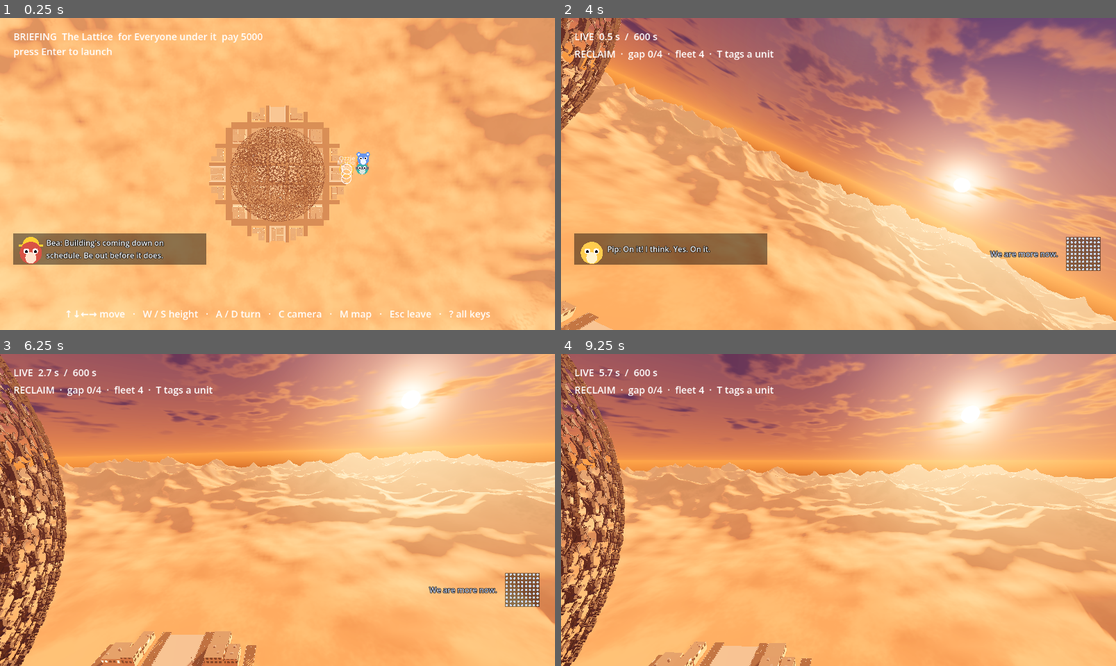
Above: before the commit, frames 1-4 (two rows, left to right).
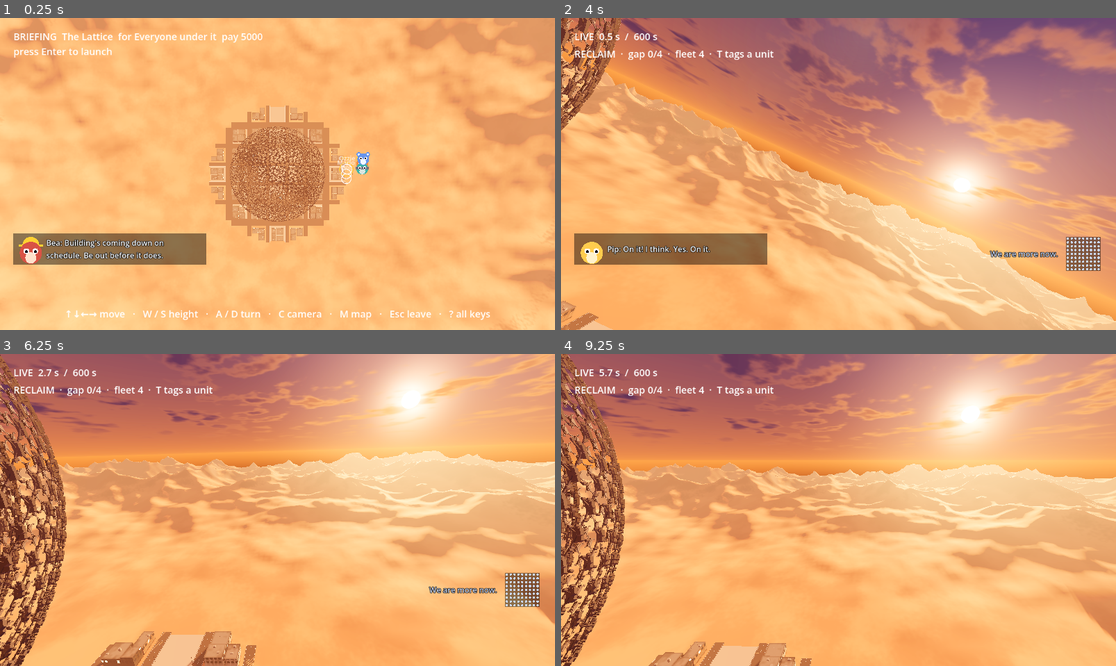
Above: after the commit, the same moments.

Repository: avdrav1/drone-sports
Game: Godot game, scene res://scenes/boss/lattice_job.tscn
Same seed, same stepped clock (60 frames per second), same inputs: the game is played once before the commit and once after it. This scene is started directly instead of the project's main scene.
Inputs (mouse positions are in pixels of both pictures, inside the frame that each line leads up to):
- Up to frame 1 (0.25 s): no input
- Up to frame 2 (4 s): tap Enter (ui_accept) at 0.5, 0.77, 3.77 s; move the mouse to (960, 158) at 0.52 s; hold Right (roll_right) 0.53-1.25 s; hold C (cycle_camera) 0.53-1.25 s; click (960, 158) at 0.67 s; tap R (reset_drone) at 1.25 s; drag from (727, 189) to (810, 236) at 1.27 s; tap H (start_demolition_job) at 2 s; move the mouse to (894, 105) at 2.02 s; hold Right (roll_right) 2.03-2.75 s; hold F (drop_in) 2.03-2.75 s; drag from (810, 236) to (672, 127) at 2.77 s; move the mouse to (1005, 220) at 3.52 s; hold Left (roll_left) from 3.53 s (still down); hold G (send_lap) from 3.53 s (still down)
- Up to frame 3 (6.25 s): release Left (roll_left) at 4.25 s; release G (send_lap) at 4.25 s; drag from (111, 463) to (194, 432) at 4.27 s; move the mouse to (305, 510) at 5.02 s; hold Down (pitch_back) 5.03-5.75 s; hold L (start_inspection_job) 5.03-5.75 s; click (305, 510) at 5.17 s; drag from (194, 432) to (166, 525) at 5.77 s
- Up to frame 4 (9.25 s): move the mouse to (960, 494) at 6.52 s; hold Up (pitch_forward) 6.53-7.25 s; hold J (start_sample_job) 6.53-7.25 s; tap Enter (ui_accept) at 6.77 s; drag from (727, 525) to (810, 572) at 7.27 s; move the mouse to (894, 441) at 8.02 s; hold Down (pitch_back) 8.03-8.75 s; tap Space at 8.1 s; drag from (810, 572) to (672, 463) at 8.77 s

The runs differ from the first frame. In frame 1, 0.1% of the frame differs, in the area x 37-62%, y 29-72%; in frame 2, less than 0.1%; in frame 3, 0.4%, in the area x 18-44%, y 88-100%; in frame 4, 0.2%.

Commit message:
Story 15.4: Building surfaces
Co-Authored-By: Claude Opus 5.5 <noreply@anthropic.com>

Diff:
--- a/scenes/world/city.gdshader
+++ b/scenes/world/city.gdshader
@@ -1,11 +1,32 @@
 shader_type spatial;
 // Box towers. Windows are laid out in world space so the grid stays square on
-// any building; roofs are plain concrete. Per instance: COLOR tints the walls,
-// INSTANCE_CUSTOM.x seeds which windows are lit and .y is the fraction lit.
-// Only features GL Compatibility has.
+// any building. Walls take one of four library surfaces (Story 15.4) and roofs a
+// fifth, all mapped in world space at each set's tile size so nothing stretches,
+// then weathered: grime streaks under windows and the roof edge, dust and contact
+// shadow at the base, stains on the roof. Per instance: COLOR tints the walls,
+// INSTANCE_CUSTOM.x seeds which windows are lit, .y is the fraction lit and .z is
+// the wall surface (0 to 3). Only features GL Compatibility has.
 
-uniform vec3 wall_color : source_color = vec3(0.86, 0.74, 0.6);
-uniform vec3 roof_color : source_color = vec3(0.52, 0.49, 0.46);
+// Wall surfaces, set by City from its `walls` list. tile is metres per repeat.
+uniform sampler2D wall_albedo_0 : source_color, filter_linear_mipmap, repeat_enable;
+uniform sampler2D wall_albedo_1 : source_color, filter_linear_mipmap, repeat_enable;
+uniform sampler2D wall_albedo_2 : source_color, filter_linear_mipmap, repeat_enable;
+uniform sampler2D wall_albedo_3 : source_color, filter_linear_mipmap, repeat_enable;
+uniform sampler2D wall_nr_0 : hint_normal, filter_linear_mipmap, repeat_enable;
+uniform sampler2D wall_nr_1 : hint_normal, filter_linear_mipmap, repeat_enable;
+uniform sampler2D wall_nr_2 : hint_normal, filter_linear_mipmap, repeat_enable;
+uniform sampler2D wall_nr_3 : hint_normal, filter_linear_mipmap, repeat_enable;
+uniform vec2 wall_tile[4];
+uniform float wall_metallic[4];
+// Facade metal is painted or anodised, not bare: scale the set's metallic so a
+// clad tower does not go black away from the sun.
+uniform float wall_metal_scale = 0.5;
+uniform sampler2D roof_albedo : source_color, filter_linear_mipmap, repeat_enable;
+uniform sampler2D roof_nr : hint_normal, filter_linear_mipmap, repeat_enable;
+uniform vec2 roof_tile = vec2(2.0, 1.0);
+// Roofs are tar and gravel-dulled concrete, darker than the bare set.
+uniform float roof_shade = 0.7;
+
 uniform vec3 glass_color : source_color = vec3(0.14, 0.18, 0.24);
 uniform vec3 lit_color : source_color = vec3(1.0, 0.78, 0.45);
 uniform float lit_strength = 1.6;
@@ -13,7 +34,11 @@
 uniform vec2 window_size = vec2(1.8, 2.1);
 // No windows below this height: the ground floor reads as a solid base.
 uniform float ground_floor = 4.0;
-// 0 dry to 1 soaked, set by Rain (Story 13.2): roofs darken and turn glossy.
+// How much the per-building COLOR tint shows through the texture.
+uniform float tint_amount = 0.35;
+uniform vec3 grime_color : source_color = vec3(0.24, 0.22, 0.2);
+uniform vec3 dust_color : source_color = vec3(0.62, 0.52, 0.4);
+// 0 dry to 1 soaked, set by Rain (Story 13.2): surfaces darken and turn glossy.
 global uniform float wetness;
 // 0 bare to 1 white, set by Snow (Story 13.3): roofs whiten.
 global uniform float snow_cover;
@@ -22,13 +47,33 @@
 varying vec3 world_normal;
 // Flat: interpolation noise would flicker the lit-window hash.
 varying flat vec3 tint;
-varying flat vec2 custom;
+varying flat vec3 custom;
+// Building height and footprint centre, from the instance transform.
+varying flat float height;
+varying flat vec2 centre;
+varying flat vec2 half_size;
 
 void vertex() {
 	world_pos = (MODEL_MATRIX * vec4(VERTEX, 1.0)).xyz;
 	world_normal = normalize((MODEL_MATRIX * vec4(NORMAL, 0.0)).xyz);
 	tint = COLOR.rgb;
-	custom = INSTANCE_CUSTOM.xy;
+	custom = INSTANCE_CUSTOM.xyz;
+	height = length(MODEL_MATRIX[1].xyz);
+	centre = MODEL_MATRIX[3].xz;
+	half_size = vec2(length(MODEL_MATRIX[0].xyz), length(MODEL_MATRIX[2].xyz)) * 0.5;
+	// Tangent frame matching the world-space UVs in fragment(): walls run along
+	// z or x with image-up as world up; roofs run along x with image-up as -z.
+	// Towers are unrotated, so model axes are world axes.
+	if (abs(NORMAL.y) > 0.5) {
+		TANGENT = vec3(1.0, 0.0, 0.0);
+		BINORMAL = vec3(0.0, 0.0, -1.0);
+	} else if (abs(NORMAL.x) > 0.5) {
+		TANGENT = vec3(0.0, 0.0, 1.0);
+		BINORMAL = vec3(0.0, 1.0, 0.0);
+	} else {
+		TANGENT = vec3(1.0, 0.0, 0.0);
+		BINORMAL = vec3(0.0, 1.0, 0.0);
+	}
 }
 
 // A hash without sin, so it stays stable at large inputs.
@@ -38,30 +83,108 @@
 	return fract((q.x + q.y) * q.z);
 }
 
+float value_noise(vec2 p) {
+	vec2 i = floor(p);
+	vec2 f = fract(p);
+	f = f * f * (3.0 - 2.0 * f);
+	return mix(mix(hash(i), hash(i + vec2(1.0, 0.0)), f.x),
+		mix(hash(i + vec2(0.0, 1.0)), hash(i + vec2(1.0, 1.0)), f.x), f.y);
+}
+
+// One of the four wall sets. The branch is per building (flat), and gradients
+// come from outside it so mipmaps stay right.
+void wall_sample(int set, vec2 p, vec2 dx, vec2 dy, out vec3 albedo, out vec3 nr) {
+	if (set == 0) {
+		albedo = textureGrad(wall_albedo_0, p, dx, dy).rgb;
+		nr = textureGrad(wall_nr_0, p, dx, dy).rgb;
+	} else if (set == 1) {
+		albedo = textureGrad(wall_albedo_1, p, dx, dy).rgb;
+		nr = textureGrad(wall_nr_1, p, dx, dy).rgb;
+	} else if (set == 2) {
+		albedo = textureGrad(wall_albedo_2, p, dx, dy).rgb;
+		nr = textureGrad(wall_nr_2, p, dx, dy).rgb;
+	} else {
+		albedo = textureGrad(wall_albedo_3, p, dx, dy).rgb;
+		nr = textureGrad(wall_nr_3, p, dx, dy).rgb;
+	}
+}
+
 void fragment() {
+	float seed = custom.x * 97.0;
+	vec3 albedo;
+	float rough;
+	float metal = 0.0;
 	if (world_normal.y > 0.5) {
-		ALBEDO = roof_color * mix(vec3(1.0), tint, 0.3) * (1.0 - 0.45 * wetness);
-		ROUGHNESS = mix(0.92, 0.2, wetness);
-		ALBEDO = mix(ALBEDO, vec3(0.92, 0.94, 0.97), snow_cover);
-		ROUGHNESS = mix(ROUGHNESS, 0.8, snow_cover);
+		vec2 p = world_pos.xz / roof_tile;
+		vec4 nr = texture(roof_nr, p);
+		albedo = texture(roof_albedo, p).rgb * mix(vec3(1.0), tint, 0.3) * roof_shade;
+		rough = nr.b;
+		NORMAL_MAP = vec3(nr.rg, 1.0);
+		// Stains: broad damp patches where water pooled, darker toward the
+		// parapet where dirt collects.
+		float blot = smoothstep(0.45, 0.8, value_noise(world_pos.xz * 0.12 + seed)
+			* 0.7 + value_noise(world_pos.xz * 0.5 - seed) * 0.3);
+		vec2 to_edge = half_size - abs(world_pos.xz - centre);
+		float edge = 1.0 - smoothstep(0.0, 1.5, min(to_edge.x, to_edge.y));
+		albedo *= 1.0 - 0.3 * blot - 0.25 * edge;
+		rough = mix(rough, 0.7, blot * 0.5);
 	} else {
 		// Run along the wall: z on east and west faces, x on north and south.
 		bool x_face = abs(world_normal.x) > 0.5;
-		vec2 uv = vec2(x_face ? world_pos.z : world_pos.x, world_pos.y - ground_floor);
+		float along = x_face ? world_pos.z : world_pos.x;
+		vec2 uv = vec2(along, world_pos.y - ground_floor);
 		vec2 cell = floor(uv / window_cell);
 		vec2 inside = abs(fract(uv / window_cell) * window_cell - window_cell * 0.5);
 		bool window = uv.y > 0.0 && inside.x < window_size.x * 0.5 && inside.y < window_size.y * 0.5;
-		vec3 wall = wall_color * tint;
+		int set = int(custom.z + 0.5);
+		vec2 tile = wall_tile[set];
+		vec2 p = vec2(along, -world_pos.y) / tile;
+		vec3 tex;
+		vec3 nr;
+		wall_sample(set, p, dFdx(p), dFdy(p), tex, nr);
 		if (window) {
 			float face = x_face ? sign(world_normal.x) : 2.0 + sign(world_normal.z);
-			bool lit = hash(cell + vec2(custom.x * 97.0, face * 13.0)) < custom.y;
-			ALBEDO = lit ? lit_color : glass_color;
+			bool lit = hash(cell + vec2(seed, face * 13.0)) < custom.y;
+			albedo = lit ? lit_color : glass_color;
 			EMISSION = lit ? lit_color * lit_strength : vec3(0.0);
-			ROUGHNESS = 0.15;
-			METALLIC = 0.4;
+			rough = 0.15;
+			metal = 0.4;
 		} else {
-			ALBEDO = wall * (1.0 - 0.2 * wetness);
-			ROUGHNESS = mix(0.85, 0.55, wetness);
+			// Broad blotches so a set's repeat does not read as a grid.
+			float macro = value_noise(vec2(along, world_pos.y) * 0.18 + seed);
+			albedo = tex * mix(vec3(1.0), tint, tint_amount) * mix(0.82, 1.08, macro);
+			rough = nr.b;
+			metal = wall_metallic[set] * wall_metal_scale;
+			NORMAL_MAP = vec3(nr.rg, 1.0);
+			// Grime: rain runs dirt down from each sill and from the roof edge
+			// in thin streaks that fade as they fall.
+			float streak = value_noise(vec2(along * 3.0 + seed, world_pos.y * 0.08));
+			// Metres below the sill of the window above, in that window's column.
+			float below = mod((window_cell.y - window_size.y) * 0.5 - (uv.y - cell.y * window_cell.y), window_cell.y);
+			bool under_window = inside.x < window_size.x * 0.5 && uv.y + below > 0.0;
+			float drip = under_window ? 1.0 - smoothstep(0.0, 2.5, below) : 0.0;
+			float roof_run = 1.0 - smoothstep(0.0, 6.0 + 6.0 * streak, height - world_pos.y);
+			float grime = clamp((drip * 0.6 + roof_run) * smoothstep(0.35, 0.75, streak), 0.0, 1.0);
+			albedo = mix(albedo, albedo * grime_color * 2.0, grime * 0.55);
+			// Dust splashed up from the street, and the contact shadow where
+			// the wall meets the ground.
+			float dust = (1.0 - smoothstep(0.0, 1.6 + streak, world_pos.y)) * 0.6;
+			albedo = mix(albedo, dust_color * dot(albedo, vec3(0.33)) * 1.6, dust);
+			rough = mix(rough, 0.95, dust);
+			AO = mix(0.45, 1.0, smoothstep(0.0, 2.5, world_pos.y));
+			AO_LIGHT_AFFECT = 0.5;
+			albedo *= mix(0.65, 1.0, smoothstep(0.0, 1.2, world_pos.y));
 		}
 	}
+	// Weather, the same on every surface: wet darkens and glosses, snow whitens
+	// what faces up.
+	albedo *= 1.0 - 0.4 * wetness * (1.0 - metal * 0.5);
+	rough = mix(rough, 0.12, wetness * 0.85);
+	float up = smoothstep(0.5, 0.9, world_normal.y);
+	albedo = mix(albedo, vec3(0.92, 0.94, 0.97), snow_cover * up);
+	rough = mix(rough, 0.8, snow_cover * up);
+	metal *= 1.0 - snow_cover * up;
+	ALBEDO = albedo;
+	ROUGHNESS = rough;
+	METALLIC = metal;
 }
--- a/scenes/world/city.tscn
+++ b/scenes/world/city.tscn
@@ -1,8 +1,13 @@
-[gd_scene load_steps=6 format=3]
+[gd_scene load_steps=11 format=3]
 
 [ext_resource type="Script" path="res://scripts/world/city.gd" id="1_city"]
 [ext_resource type="Resource" path="res://data/city/sandbox_city.tres" id="2_layout"]
 [ext_resource type="Shader" path="res://scenes/world/city.gdshader" id="3_shader"]
+[ext_resource type="Resource" path="res://data/materials/concrete.tres" id="4_concrete"]
+[ext_resource type="Resource" path="res://data/materials/brick.tres" id="5_brick"]
+[ext_resource type="Resource" path="res://data/materials/cladding.tres" id="6_cladding"]
+[ext_resource type="Resource" path="res://data/materials/kerb.tres" id="7_stone"]
+[ext_resource type="Script" path="res://scripts/world/surface_set.gd" id="8_set"]
 [ext_resource type="Script" path="res://scripts/audio/ambience.gd" id="9_ambience"]
 
 [sub_resource type="ShaderMaterial" id="towers"]
@@ -12,6 +17,8 @@
 script = ExtResource("1_city")
 layout = ExtResource("2_layout")
 material = SubResource("towers")
+walls = Array[ExtResource("8_set")]([ExtResource("4_concrete"), ExtResource("5_brick"), ExtResource("6_cladding"), ExtResource("7_stone")])
+roof = ExtResource("4_concrete")
 
 [node name="Ambience" type="AudioStreamPlayer" parent="."]
 script = ExtResource("9_ambience")
--- a/scripts/world/city.gd
+++ b/scripts/world/city.gd
@@ -1,12 +1,18 @@
 class_name City
 extends StaticBody3D
 # Builds a CityPlan into box towers: one MultiMeshInstance3D of unit boxes scaled
-# per lot, and one collision box per lot. Static scenery like the ridges; it never
-# touches flight or grading. Built meshes and shapes are cached per layout, like
+# per lot, and one collision box per lot. Each tower's walls take one of `walls`
+# from its seed (Story 15.4); the shader maps them in world space. Static scenery
+# like the ridges; it never touches flight or grading. Built meshes and shapes are cached per layout, like
 # DesertTerrain, so scenes reload cheaply.
 
 @export var layout: CityLayout
-@export var material: Material
+@export var material: ShaderMaterial
+## Wall surfaces from the material library, picked per building by its seed.
+## The shader has room for four.
+@export var walls: Array[SurfaceSet] = []
+## The roof surface.
+@export var roof: SurfaceSet
 ## Wall tints, picked per building.
 @export var tints: PackedColorArray = [Color(1, 1, 1), Color(1.0, 0.9, 0.78), Color(0.92, 0.86, 0.82),
 	Color(0.8, 0.84, 0.88), Color(1.0, 0.82, 0.7)]
@@ -17,10 +23,16 @@
 ## Group a city joins so the drone's wind can find its lee (Story 13.4).
 const SHELTER_GROUP := &"wind_shelter"
 
-## params -> [MultiMesh, Array of [BoxShape3D, centre]].
+const MAX_WALLS := 4
+
+## params -> [MultiMesh, Array of [BoxShape3D, centre], seeds, wall indices].
 static var _cache := {}
 
 var plan: CityPlan
+## Per lot: the seed the shader reads (custom data x) and the index into `walls`
+## it picked, kept because a MultiMesh's instance data cannot be read back.
+var seeds: PackedFloat32Array
+var wall_index: PackedInt32Array
 
 func _ready() -> void:
 	add_to_group(SHELTER_GROUP)
@@ -28,10 +40,13 @@
 
 func build() -> void:
 	plan = CityPlan.build(layout)
-	var key := layout.params() + [tints, lit_min, lit_max]
+	var key := layout.params() + [tints, lit_min, lit_max, walls.size()]
 	if not _cache.has(key):
 		_cache[key] = _generate()
 	var built: Array = _cache[key]
+	seeds = built[2]
+	wall_index = built[3]
+	_apply_surfaces()
 	var towers := MultiMeshInstance3D.new()
 	towers.name = "Towers"
 	towers.multimesh = built[0]
@@ -47,6 +62,8 @@
 		i += 1
 
 func _generate() -> Array:
+	seeds = PackedFloat32Array()
+	wall_index = PackedInt32Array()
 	var rng := RandomNumberGenerator.new()
 	rng.seed = layout.seed + 1
 	var mesh := BoxMesh.new()
@@ -64,8 +81,37 @@
 		var centre := Vector3(lot.get_center().x, h * 0.5, lot.get_center().y)
 		mm.set_instance_transform(i, Transform3D(Basis.from_scale(size), centre))
 		mm.set_instance_color(i, tints[rng.randi() % tints.size()])
-		mm.set_instance_custom_data(i, Color(rng.randf(), rng.randf_range(lit_min, lit_max), 0, 0))
+		var lot_seed := rng.randf()
+		var lit := rng.randf_range(lit_min, lit_max)
+		seeds.append(lot_seed)
+		wall_index.append(wall_for(lot_seed, walls.size()))
+		mm.set_instance_custom_data(i, Color(lot_seed, lit, wall_index[i], 0))
 		var shape := BoxShape3D.new()
 		shape.size = size
 		boxes.append([shape, centre])
-	return [mm, boxes]
+	return [mm, boxes, seeds, wall_index]
+
+## The wall set a building with this seed (0 to 1) takes out of `count`.
+static func wall_for(lot_seed: float, count: int) -> int:
+	return clampi(int(lot_seed * count), 0, maxi(count - 1, 0))
+
+## Hands the library's maps and tile sizes to the shader. The scene's material
+## is shared by every City, so each one sets its own copy.
+func _apply_surfaces() -> void:
+	if material == null:
+		return
+	material = material.duplicate()
+	assert(walls.size() >= 1 and walls.size() <= MAX_WALLS)
+	var tiles := PackedVector2Array()
+	var metal := PackedFloat32Array()
+	for k in MAX_WALLS:
+		var s: SurfaceSet = walls[mini(k, walls.size() - 1)]
+		material.set_shader_parameter("wall_albedo_%d" % k, s.albedo)
+		material.set_shader_parameter("wall_nr_%d" % k, s.normal_rough)
+		tiles.append(s.tile_size)
+		metal.append(s.metallic)
+	material.set_shader_parameter("wall_tile", tiles)
+	material.set_shader_parameter("wall_metallic", metal)
+	material.set_shader_parameter("roof_albedo", roof.albedo)
+	material.set_shader_parameter("roof_nr", roof.normal_rough)
+	material.set_shader_parameter("roof_tile", roof.tile_size)
--- /dev/null
+++ b/tests/city_render_probe.gd
@@ -0,0 +1,56 @@
+extends SceneTree
+# Story 15.4: run by test_building_surfaces.gd in its own Godot process with a
+# real renderer (GL Compatibility), since the headless test run draws nothing.
+# Renders one tower's wall and roof dry, wet, and snowed, and writes the mean
+# colour of each view's centre to the file named by the first user argument.
+
+func _initialize() -> void:
+	SaveGame.path = "user://probe_save.json"
+	await process_frame
+	var out_path: String = OS.get_cmdline_user_args()[0]
+	var root := Node3D.new()
+	get_root().add_child(root)
+	root.add_child(load("res://scenes/world/golden_hour.tscn").instantiate())
+	var city: City = load("res://scenes/world/city.tscn").instantiate()
+	root.add_child(city)
+	var lot := city.plan.lots[0]
+	var h := city.plan.heights[0]
+	var c := lot.get_center()
+	var cam := Camera3D.new()
+	cam.fov = 30.0
+	root.add_child(cam)
+	cam.current = true
+	var views := {
+		# The south wall's solid ground floor, square on from 4 m out.
+		"wall": [Vector3(c.x, 2.5, lot.end.y + 4.0), Vector3(c.x, 2.5, lot.end.y), Vector3.UP],
+		# The roof, straight down from 6 m above.
+		"roof": [Vector3(c.x, h + 6.0, c.y), Vector3(c.x, h, c.y), Vector3.FORWARD],
+	}
+	var result := {}
+	for view in views:
+		var v: Array = views[view]
+		cam.look_at_from_position(v[0], v[1], v[2])
+		for weather in [["dry", 0.0, 0.0], ["wet", 1.0, 0.0], ["snow", 0.0, 1.0]]:
+			RenderingServer.global_shader_parameter_set(&"wetness", weather[1])
+			RenderingServer.global_shader_parameter_set(&"snow_cover", weather[2])
+			for i in 8:
+				await process_frame
+			result["%s_%s" % [view, weather[0]]] = _centre_luma(get_root().get_texture().get_image())
+	RenderingServer.global_shader_parameter_set(&"wetness", 0.0)
+	RenderingServer.global_shader_parameter_set(&"snow_cover", 0.0)
+	var f := FileAccess.open(out_path, FileAccess.WRITE)
+	f.store_string(JSON.stringify(result))
+	f.close()
+	quit()
+
+## Mean luminance of the middle third of the frame.
+func _centre_luma(img: Image) -> float:
+	var w := img.get_width()
+	var h := img.get_height()
+	var sum := 0.0
+	var n := 0
+	for y in range(int(h / 3.0), int(h * 2 / 3.0), 2):
+		for x in range(int(w / 3.0), int(w * 2 / 3.0), 2):
+			sum += img.get_pixel(x, y).get_luminance()
+			n += 1
+	return sum / maxi(n, 1)
--- /dev/null
+++ b/tests/test_building_surfaces.gd
@@ -0,0 +1,138 @@
+extends RefCounted
+# Story 15.4: building surfaces. Each tower's walls take a library set from its
+# seed; wetness and snow still change what the shader draws; the plan and
+# collision are as before.
+
+const Sim = preload("res://tests/sim.gd")
+const CITY := preload("res://scenes/world/city.tscn")
+const PROBE := "res://tests/city_render_probe.gd"
+const PROBE_TIMEOUT_MS := 60000
+
+func _city(layout: CityLayout = null) -> City:
+	var c: City = CITY.instantiate()
+	if layout:
+		c.layout = layout
+	return Sim.add(c)
+
+func test_wall_set_comes_from_the_seed_and_repeats() -> bool:
+	var a := _city()
+	var follows: bool = a.seeds.size() == a.plan.lots.size() and a.wall_index.size() == a.plan.lots.size()
+	for i in a.wall_index.size():
+		follows = follows and a.wall_index[i] == City.wall_for(a.seeds[i], a.walls.size())
+	# Built again from scratch, the same seed gives the same sets.
+	var seeds := a.seeds
+	var picks := a.wall_index
+	a.free()
+	City._cache.clear()
+	var b := _city()
+	var repeats: bool = b.seeds == seeds and b.wall_index == picks
+	# Every set in the list is used somewhere, and another seed picks differently.
+	var used := {}
+	for k in b.wall_index:
+		used[k] = true
+	var varied := used.size() == b.walls.size()
+	var other: CityLayout = b.layout.duplicate()
+	other.seed += 1
+	b.free()
+	var c := _city(other)
+	var differs: bool = c.wall_index != picks
+	c.free()
+	if not (follows and repeats and varied and differs):
+		print("        %s %s %s %s" % [follows, repeats, varied, differs])
+	return follows and repeats and varied and differs
+
+func test_every_surface_comes_from_the_library() -> bool:
+	var c := _city()
+	var library := {}
+	var textures := {}
+	for id in SurfaceSet.ids():
+		var s := SurfaceSet.named(id)
+		library[s.resource_path] = true
+		textures[s.albedo] = true
+		textures[s.normal_rough] = true
+	var ok: bool = c.walls.size() == 4 and c.roof != null and library.has(c.roof.resource_path)
+	var ids := []
+	for s in c.walls:
+		ok = ok and s != null and library.has(s.resource_path)
+		ids.append(s.id)
+	# Concrete, brick, cladding, and stone, as the story names them.
+	ok = ok and ids.has(&"concrete") and ids.has(&"brick") and ids.has(&"cladding") and ids.has(&"kerb")
+	# Every texture the shader samples is one of the library's maps.
+	var mat := c.material
+	for u in mat.shader.get_shader_uniform_list():
+		if u.type == TYPE_OBJECT:
+			var tex = mat.get_shader_parameter(u.name)
+			if tex == null or not textures.has(tex):
+				print("        not from the library: %s" % u.name)
+				ok = false
+	c.free()
+	return ok
+
+func test_each_city_sets_its_own_material() -> bool:
+	# The scene's ShaderMaterial is shared; a City must not write into it.
+	var probe: City = CITY.instantiate()
+	var shared: ShaderMaterial = probe.material
+	probe.free()
+	var shared_before: Variant = shared.get_shader_parameter("wall_albedo_0")
+	var a := _city()
+	var other: CityLayout = a.layout.duplicate()
+	var b: City = CITY.instantiate()
+	var brick_only: Array[SurfaceSet] = [SurfaceSet.named(&"brick")]
+	b.walls = brick_only
+	b.layout = other
+	Sim.add(b)
+	var brick: Texture2D = SurfaceSet.named(&"brick").albedo
+	var ok: bool = a.material != shared and b.material != shared and a.material != b.material
+	ok = ok and (a.get_node("Towers") as MultiMeshInstance3D).material_override == a.material
+	ok = ok and shared.get_shader_parameter("wall_albedo_0") == shared_before
+	ok = ok and b.material.get_shader_parameter("wall_albedo_0") == brick
+	ok = ok and a.material.get_shader_parameter("wall_albedo_0") == a.walls[0].albedo
+	ok = ok and a.material.get_shader_parameter("wall_albedo_0") != brick
+	a.free()
+	b.free()
+	return ok
+
+func test_plan_and_collision_unchanged() -> bool:
+	var c := _city()
+	var plan := CityPlan.build(c.layout)
+	var ok: bool = plan.lots == c.plan.lots and plan.heights == c.plan.heights
+	var i := 0
+	for n in c.get_children():
+		if n is CollisionShape3D:
+			var lot := plan.lots[i]
+			var h := plan.heights[i]
+			ok = ok and (n.shape as BoxShape3D).size.is_equal_approx(Vector3(lot.size.x, h, lot.size.y)) \
+				and n.position.is_equal_approx(Vector3(lot.get_center().x, h * 0.5, lot.get_center().y))
+			i += 1
+	ok = ok and i == plan.lots.size()
+	c.free()
+	return ok
+
+func test_wetness_and_snow_change_the_rendered_city() -> bool:
+	# The headless run draws nothing, so a child Godot renders one tower with
+	# GL Compatibility (the web renderer) and reports what it saw.
+	var out := ProjectSettings.globalize_path("user://city_probe_%d.json" % OS.get_process_id())
+	DirAccess.remove_absolute(out)
+	var args := ["--path", ProjectSettings.globalize_path("res://"), "--rendering-method", "gl_compatibility",
+		"--rendering-driver", "opengl3", "--resolution", "320x180", "-s", PROBE, "--", out]
+	var pid := OS.create_process(OS.get_executable_path(), args)
+	if pid <= 0:
+		print("        could not start the render probe")
+		return false
+	var start := Time.get_ticks_msec()
+	while OS.is_process_running(pid) and Time.get_ticks_msec() - start < PROBE_TIMEOUT_MS:
+		await Sim.tree().process_frame
+	if OS.is_process_running(pid):
+		OS.kill(pid)
+	var text := FileAccess.get_file_as_string(out)
+	DirAccess.remove_absolute(out)
+	var r = JSON.parse_string(text)
+	if not r is Dictionary:
+		print("        the render probe wrote nothing (needs a display and OpenGL 3.3)")
+		return false
+	# Wet walls and roofs darken; snow whitens the roof.
+	var ok: bool = r.wall_wet < r.wall_dry * 0.9 and r.roof_wet < r.roof_dry * 0.9 \
+		and r.roof_snow > r.roof_dry * 1.2 and r.wall_dry > 0.02
+	if not ok:
+		print("        %s" % r)
+	return ok
Not shown, added: tests/city_render_probe.gd.uid
Not shown, added: tests/test_building_surfaces.gd.uid
Not shown, changed: docs/BACKLOG.md
